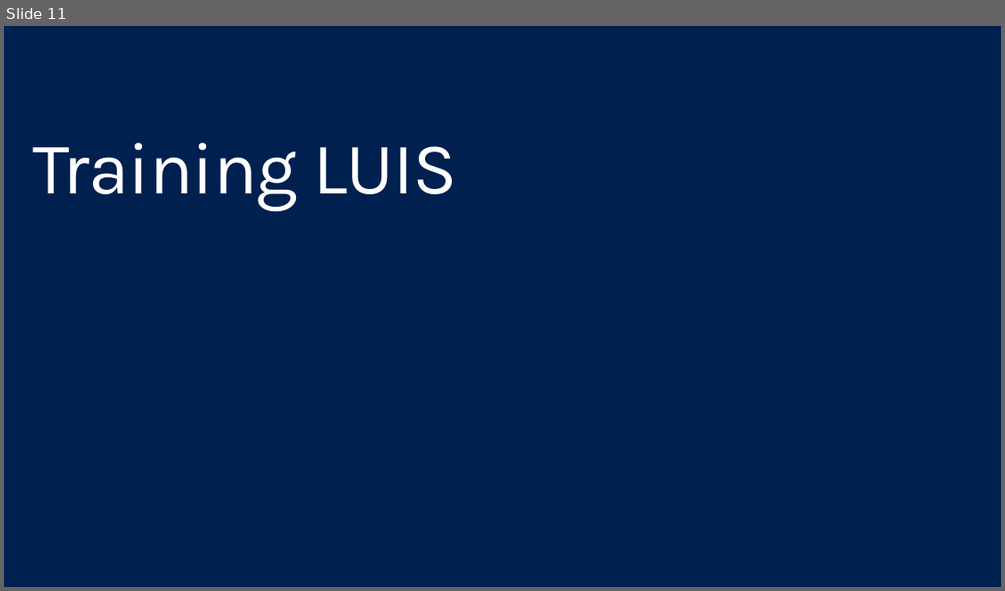
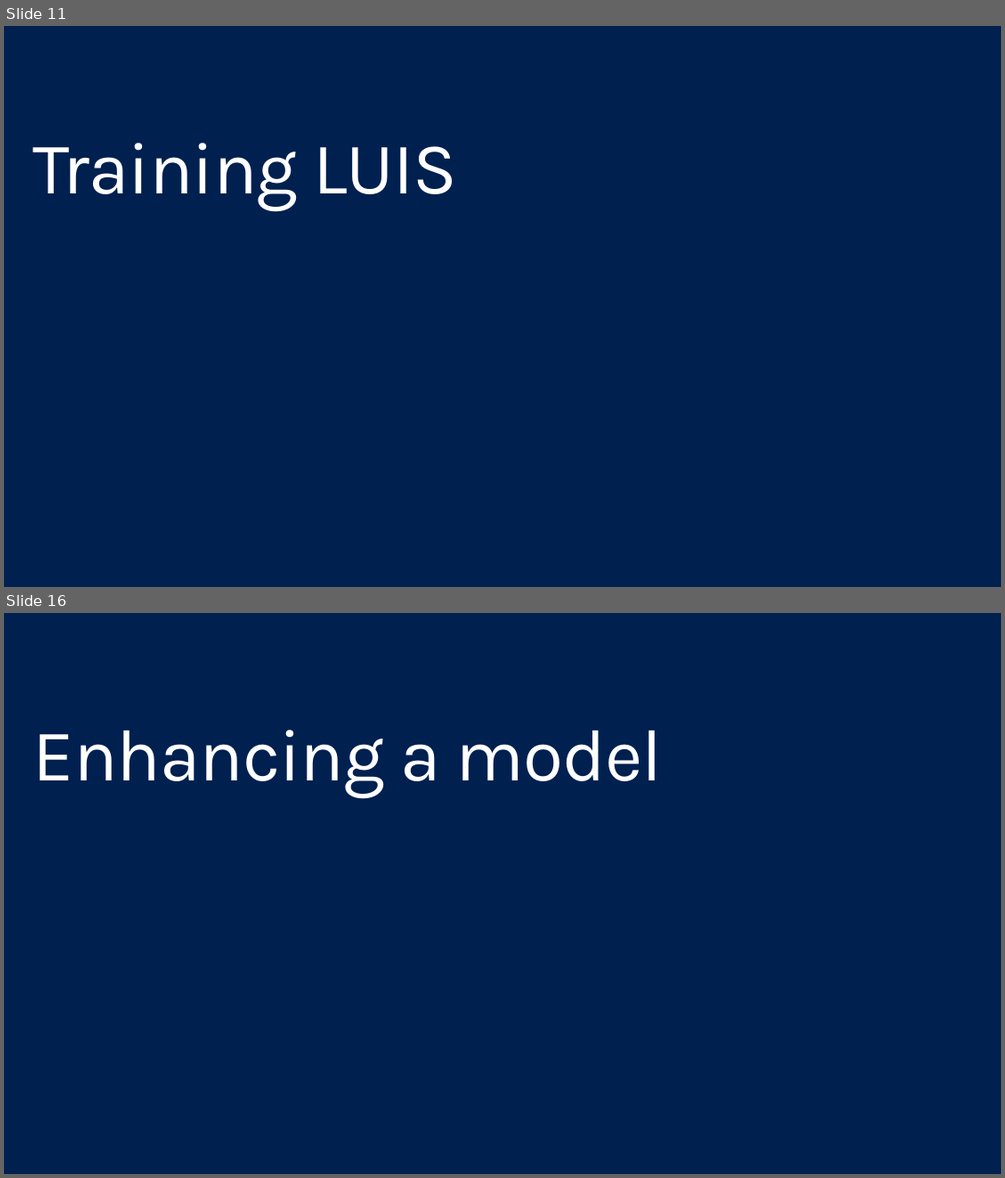
Before and after one commit to GeekTrainer/help-desk-bot-lab, a slide deck: Slides/3 - Natural Language Processing and LUIS.pptx. Shown one above the other, each under a label of ours: slide 11 before the commit, slides 11 and 16 after it; the slides between them are not shown. The pictures are 1005x591 and 1005x1178 pixels, drawn with LibreOffice and Linux fonts; fonts in the diff are those of the drawing. Boxes give left, top, right and bottom in pixels: in the first picture for what was removed or moved away, otherwise in the second. Text is boxed around its words. In the diff, an @@ line names an element or a change of style, - is before the commit and + after.

```diff
--- a/Slides/3 - Natural Language Processing and LUIS.pptx
+++ b/Slides/3 - Natural Language Processing and LUIS.pptx
@@ slide 16 added at [4,613,1001,1174], background #002050 @@
@@ title added at [33,730,663,797], 72 pt, text #FFFFFF @@
+Enhancing a model
```
Also in this commit, not shown: 4 other slides added.
